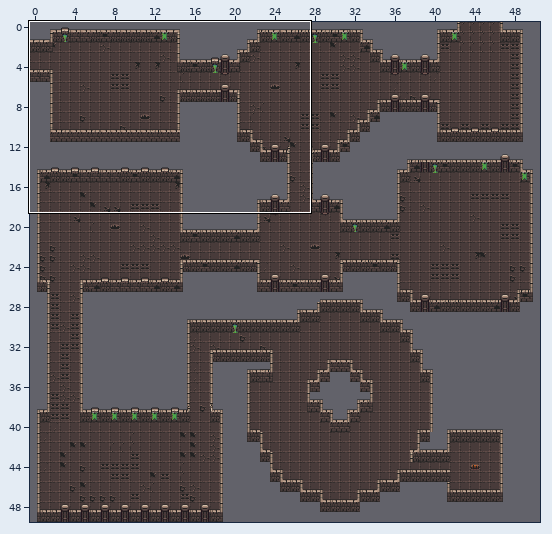
Tiled map, stored at map1.tmx. Above: a wide view before the commit, with the close-up outlined.
Close-up. First the earlier version:
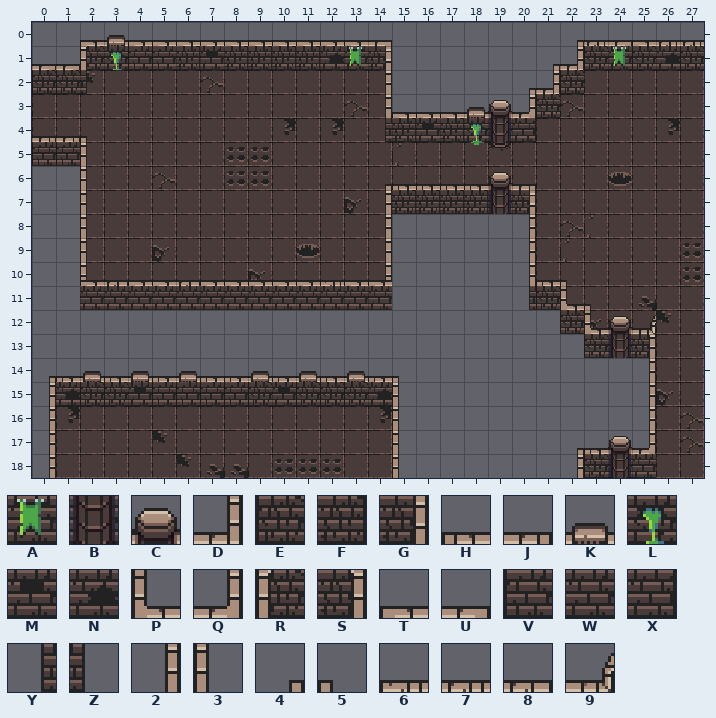
Cells are 16x16 px. Shown: x 0..27, y 0..18. The commit also changed other parts of the map, which this record leaves out.
Key: from "titleset": A 14, B 17, C 18, D 20, E 21, F 22, G 24, H 25, J 26, K 40, L 41, M 43, N 44, P 45, Q 46, R 47, S 48, T 49, U 50, V 51, W 52, X 53, Y 54, Z 55, 2 56, 3 57, 4 58, 5 59, 6 60, 7 61, 8 62, 9 63.
_ is an empty cell.
Layers that did not change in this view are not listed.
Layer "back-wall" before, first column x 0:
 0 __TKTTTTTTTTTTU_______47UT77
 1 UURLVVFMFFFFNAG______4DEAENE
 2 EEZ___________2_____4DE_____
 3 ______________2TTTKCQE______
 4 ______________YFMFLBX_______
 5 ____________________________
 6 __3___________4_____________
 7 __3___________2_____________
 8 __3___________2_____________
 9 __3___________2_____________
10 __3___________2______8______
11 ____________________Y_______
12 ____________________________
13 ____________________________
14 4HKHKHKHHKHKHKH5____________
15 2NEEMVVVVEMEEEN3____________
16 2______________3____________
17 2______________3______4HCQ__
18 2______________3______2EBW__
Layer "front-wall" before, first column x 0:
 0 ____________________________
 1 ____________________________
 2 ____________________________
 3 ____________________________
 4 JJ5_________________________
 5 VV3_________________________
 6 _______________HHHHCJ_______
 7 _______________FFFFBG_______
 8 ____________________2_______
 9 ____________________2_______
10 __T8TT8TTTTT6TT_____2H5_____
11 __WWWWWWWWWWWWW_____YEP5____
12 ______________________EPC9__
13 _______________________EBS__
14 _________________________2__
15 _________________________2__
16 _________________________2__
17 ____________________________
18 ____________________________
The result:
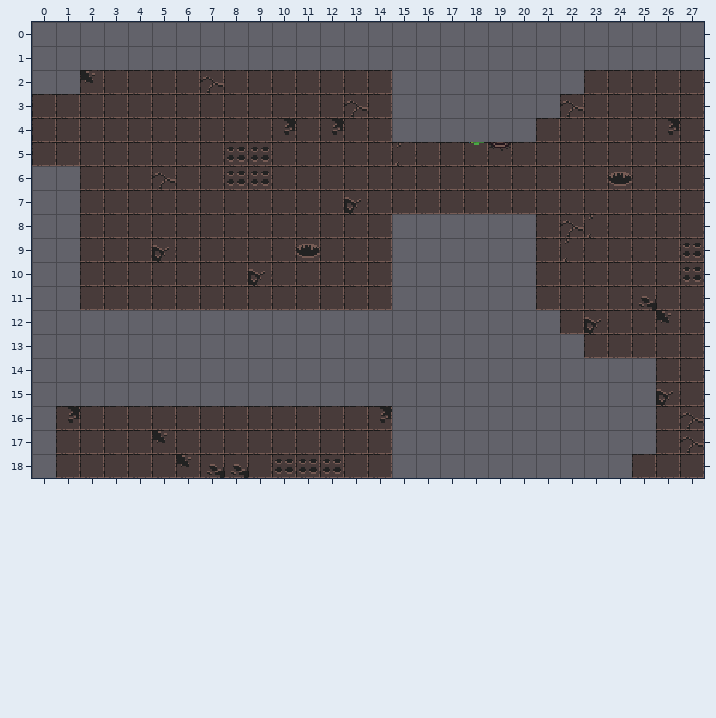
Changes in this commit:
Changed rows in their new state; . is an unchanged cell.
Layer "back-wall" (removed):
first column x 0:
 0 .._____________.......______
 1 _______________......_______
 2 ___..........._.....___.....
 3 ..............________......
 4 .............._______.......
 6 .._..........._.............
 7 .._..........._.............
 8 .._..........._.............
 9 .._..........._.............
10 .._..........._......_......
11 ...................._.......
14 ________________............
15 ________________............
16 _.............._............
17 _.............._......____..
18 _.............._......____..
Layer "front-wall" (removed):
first column x 0:
 4 ___.......................
 5 ___.......................
 6 ...............______.....
 7 ...............______.....
 8 ...................._.....
 9 ...................._.....
10 .._____________.....___...
11 .._____________.....____..
12 ......................____
13 .......................___
14 ........................._
15 ........................._
16 ........................._
